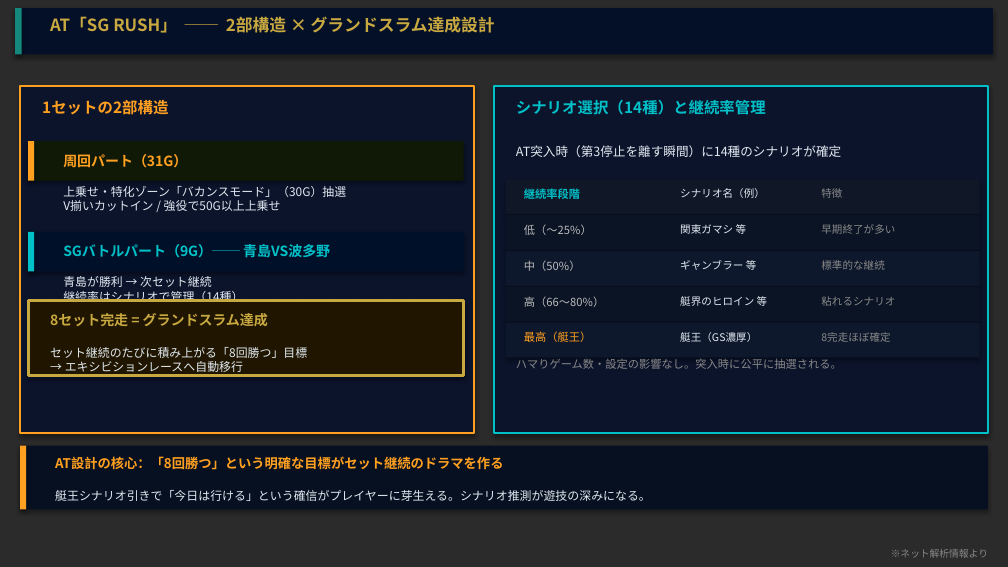
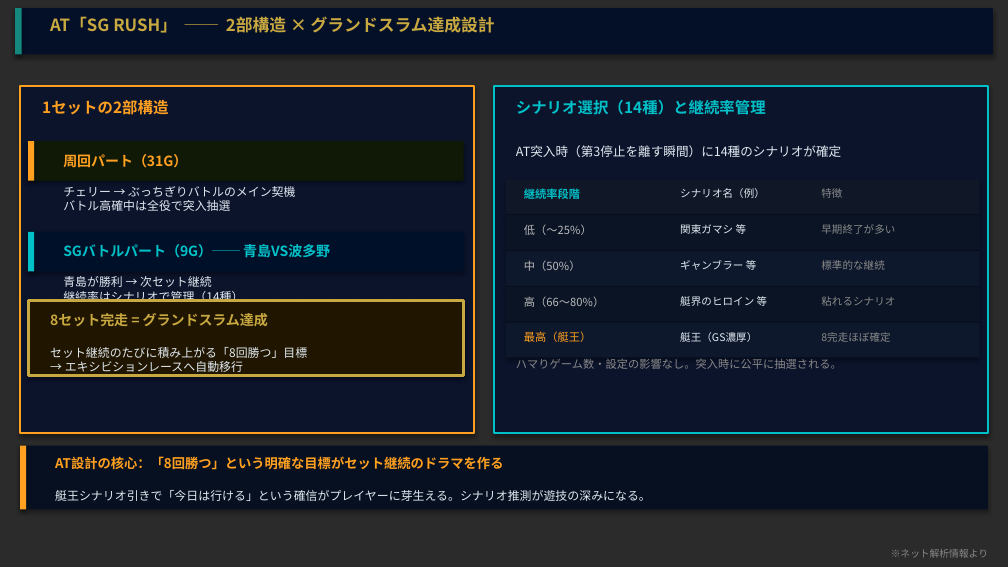
Before and after one commit to hkadoya-eng/slocri, a slide deck: slide 5 of proposals/機種分析/モンキーターンV/monkeyturn_guide_v2.pptx. Drawn at 1008x567 pixels with LibreOffice and Linux fonts; fonts in the diff are those of the drawing; background and template pictures are left out; a plain dark background stands for a picture behind light text. Boxes give left, top, right and bottom in pixels: in the first picture for what was removed or moved away, otherwise in the second. Text is boxed around its words. In the diff, an @@ line names an element or a change of style, - is before the commit and + after.

```diff
--- a/proposals/機種分析/モンキーターンV/monkeyturn_guide_v2.pptx
+++ b/proposals/機種分析/モンキーターンV/monkeyturn_guide_v2.pptx
@@ text at (63,186,295,211): text changed @@
-上乗せ・特化ゾーン「バカンスモード」（30G）抽選
-V揃いカットイン / 強役で50G以上上乗せ
+チェリー → ぶっちぎりバトルのメイン契機
+バトル高確中は全役で突入抽選
```
Also in this commit, not shown: 2 other slides changed, 1 slide added, 5 other files.
